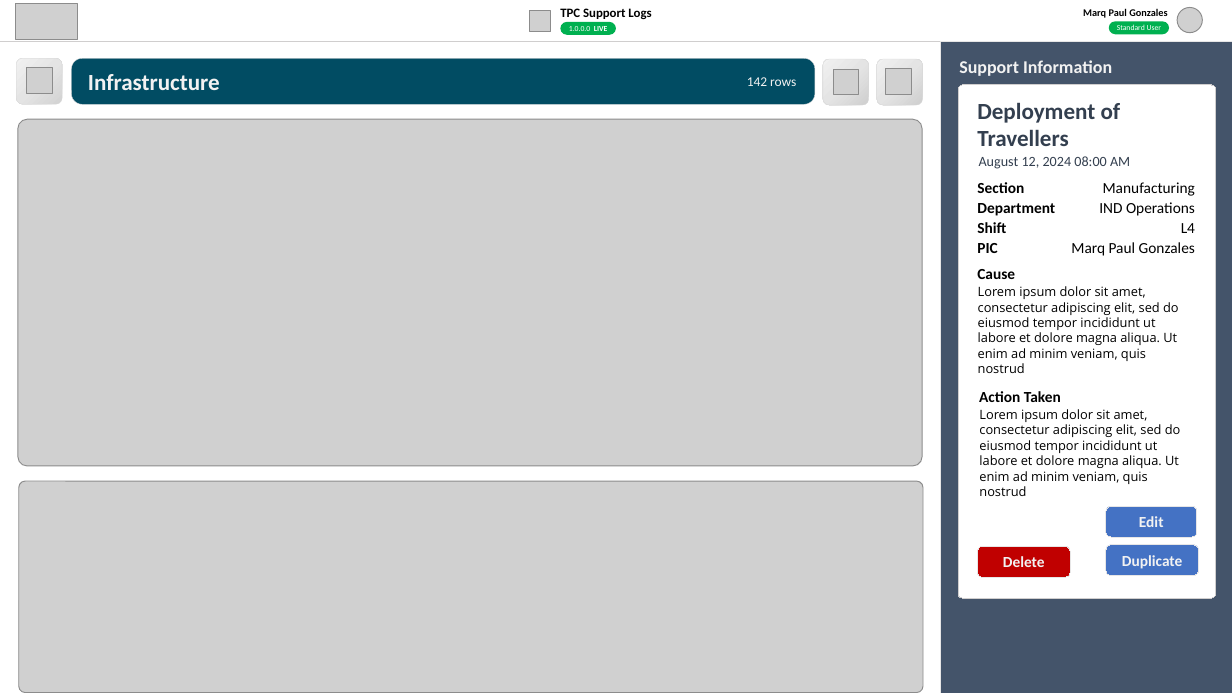
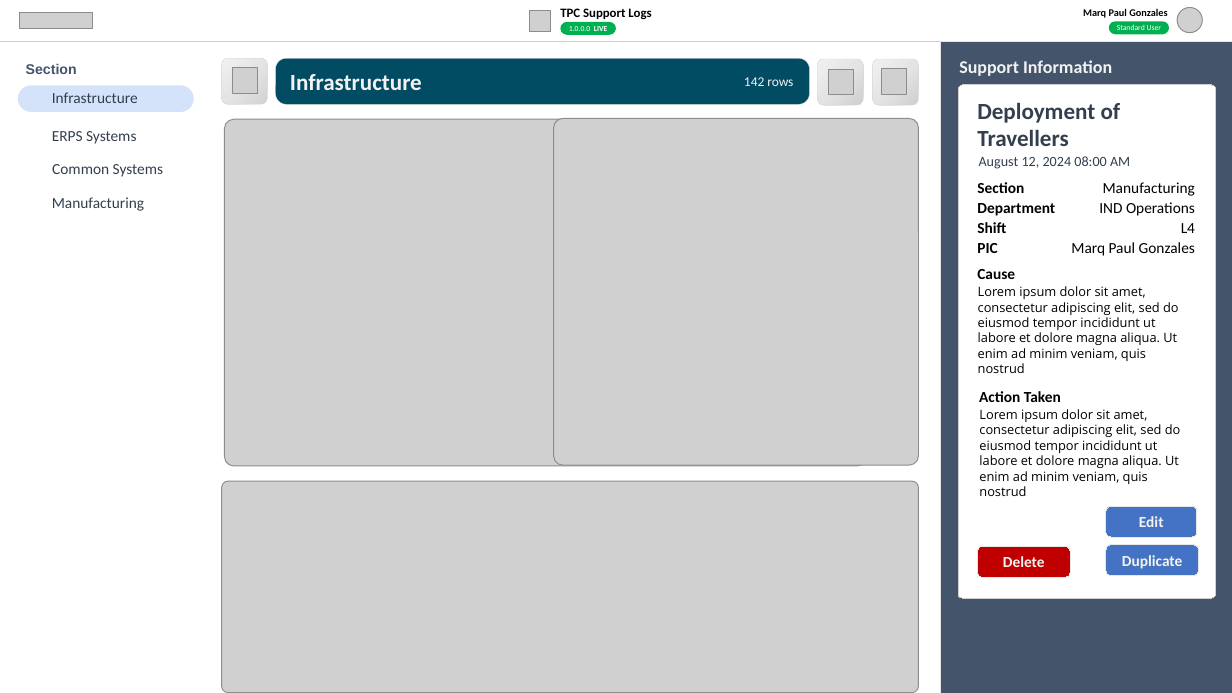
Before and after one commit to markyupol/src-isd-support-logs-manager, a slide deck: slide 2 of Docs/User Interface.pptx (slide 3 before the commit). Drawn at 1232x693 pixels with LibreOffice and Linux fonts; fonts in the diff are those of the drawing; grey boxes stand for pictures; background and template pictures are left out. Boxes give left, top, right and bottom in pixels: in the first picture for what was removed or moved away, otherwise in the second. Text is boxed around its words. In the diff, an @@ line names an element or a change of style, - is before the commit and + after.

```diff
--- a/Docs/User Interface.pptx
+++ b/Docs/User Interface.pptx
@@ rectangle added at (0,0,1232,693), fill #FFFFFF @@
@@ picture removed at (15,4,78,39) @@
@@ picture added at (19,13,92,29) @@
@@ picture added at (0,41,233,693) @@
@@ rounded rectangle added at (6,49,205,233), fill #FFFFFF @@
@@ rounded rectangle: place and size @@
-rounded rectangle at (17,58,63,104)
+rounded rectangle at (222,58,268,104)
@@ rounded rectangle: place and size @@
-rounded rectangle at (71,58,815,104)
+rounded rectangle at (275,58,810,104)
@@ 2 rounded rectangles, 1 picture: place and size @@
-2 rounded rectangles, 1 picture at (823,59,923,105)
+2 rounded rectangles, 1 picture at (818,59,919,105)
@@ rounded rectangle added at (18,85,193,112), fill #D4E3FA @@
@@ text added at (26,63,77,74), 11 pt, text #44546A, bold @@
+Section
@@ picture: place and size @@
-picture at (27,67,53,93)
+picture at (232,67,258,93)
@@ rounded rectangle "Infrastructure": place and size @@
-rounded rectangle "Infrastructure" at (79,63,280,100)
+rounded rectangle "Infrastructure" at (281,63,456,100)
@@ text added at (52,92,138,103), 12 pt, text #333F50 @@
+Infrastructure
@@ picture: place and size @@
-picture at (18,119,922,466)
+picture at (225,119,868,466)
@@ picture added at (554,118,919,465) @@
@@ rectangle added at (18,123,188,156), fill #FFFFFF @@
@@ text added at (52,131,136,144), 12 pt, text #333F50 @@
+ERPS Systems
@@ rectangle added at (18,156,189,189), fill #FFFFFF @@
@@ text added at (52,164,163,177), 12 pt, text #333F50 @@
+Common Systems
@@ rectangle added at (18,190,189,224), fill #FFFFFF @@
@@ text added at (52,197,144,211), 12 pt, text #333F50 @@
+Manufacturing
@@ picture: place and size @@
-picture at (18,482,923,693)
+picture at (222,482,919,693)
```
Also in this commit, not shown: 1 slide removed, 2 other files.
